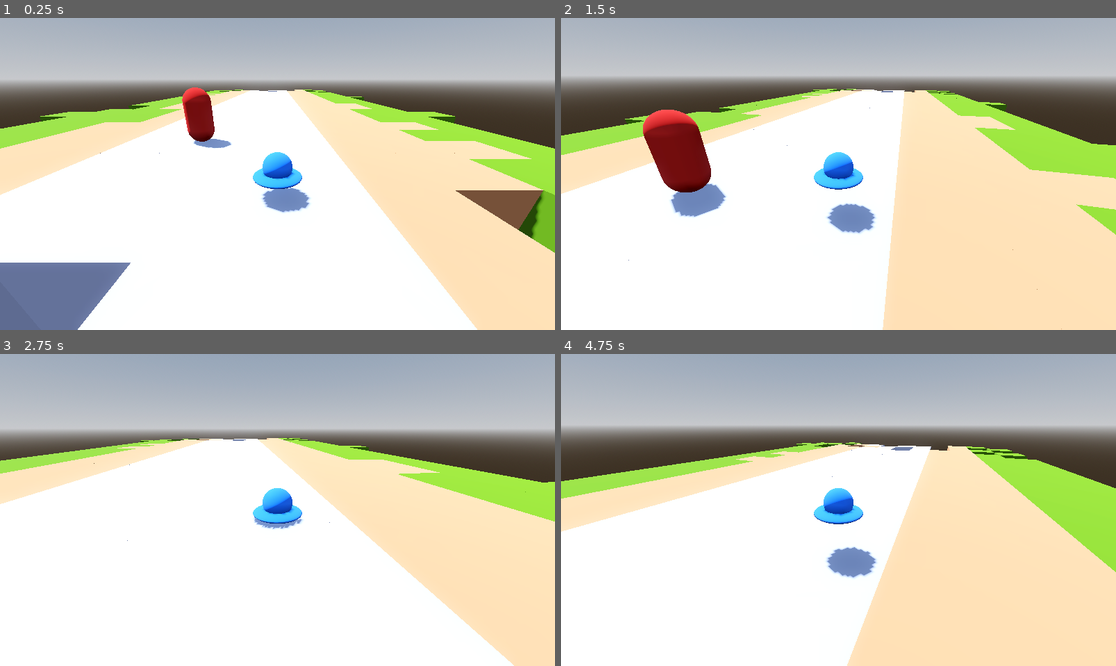
Above: before the commit, frames 1-4 (two rows, left to right).
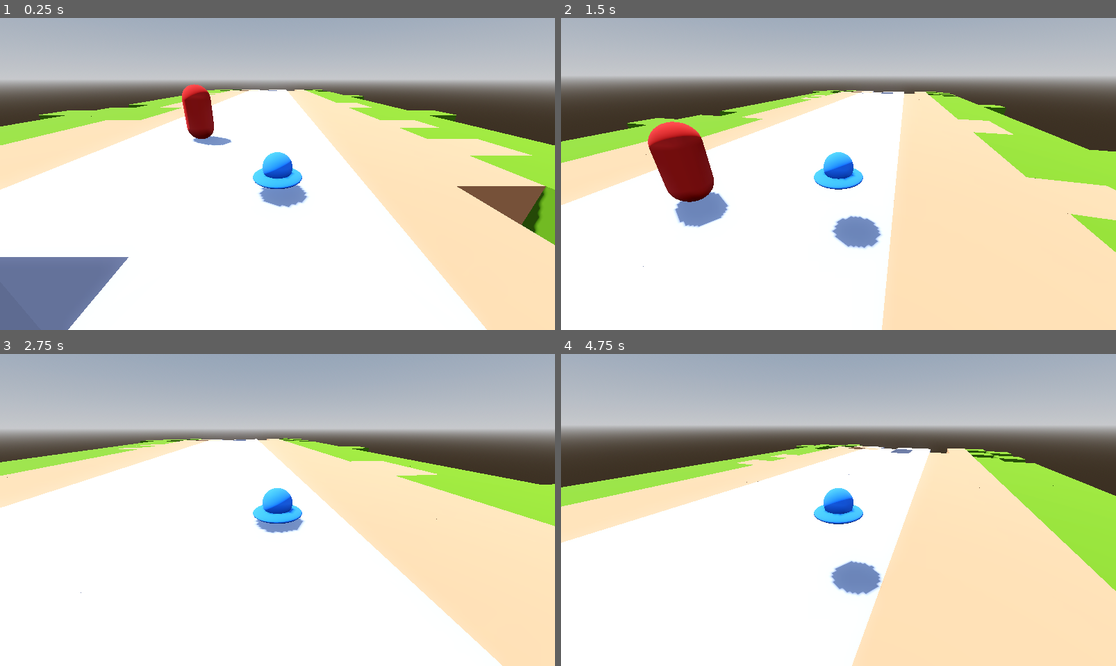
Above: after the commit, the same moments.

Repository: VJC1288/godot-game-jam-67-parasite
Game: Godot game, scene res://Scenes/world.tscn
The game is run twice, just before and just after one commit, with the same random seed, the same clock (stepped at 60 frames per second) and the same inputs.
Inputs (mouse positions are in pixels of both pictures, inside the frame that each line leads up to):
- Up to frame 1 (0.25 s): no input
- Up to frame 2 (1.5 s): tap Enter at 0.5 s; move the mouse to (866, 174) at 0.52 s; hold W (forward) from 0.53 s (still down); tap E (action) at 0.6 s; click (866, 174) at 0.67 s; tap Space (jump) at 0.77, 0.8, 1.07, 1.35 s; move the mouse to (810, 174) at 1.27 s
- Up to frame 3 (2.75 s): keep holding W (forward); tap Space (jump) at 1.52, 1.82, 2.3 s; tap E (action) at 1.55, 2.1 s; move the mouse to (288, 503) at 2.02 s
- Up to frame 4 (4.75 s): keep holding W (forward); move the mouse to (832, 516) at 2.77 s; tap E (action) at 2.85, 4.35 s; click (832, 516) at 2.92 s; tap Space (jump) at 3.02, 3.32, 3.6, 3.77, 4.07, 4.52 s; move the mouse to (877, 513) at 3.52 s; move the mouse to (794, 506) at 4.27 s

The runs differ from the first frame. In frame 1, 4.5% of the frame differs, in the area x 0-100%, y 21-100%; in frame 2, 6.8%, in the area x 0-100%, y 22-100%; in frame 3, 2.3%; in frame 4, 5.7%.

Commit message:
Added some mind control action! Use Left click

Diff:
--- /dev/null
+++ b/Scenes/control_bullet.tscn
@@ -0,0 +1,45 @@
+[gd_scene load_steps=8 format=3 uid="uid://bn4lm5o16bkb7"]
+
+[ext_resource type="Script" path="res://Scripts/control_bullet.gd" id="1_tsw7n"]
+
+[sub_resource type="SphereMesh" id="SphereMesh_0nfk4"]
+radius = 0.25
+height = 0.5
+
+[sub_resource type="SphereShape3D" id="SphereShape3D_m5v8x"]
+radius = 0.25
+
+[sub_resource type="Curve" id="Curve_dbmpo"]
+_data = [Vector2(0, 1), 0.0, 0.0, 0, 0, Vector2(0.818841, 0.527472), 0.0, 0.0, 0, 0, Vector2(1, 0.032967), 0.0, 0.0, 0, 0]
+point_count = 3
+
+[sub_resource type="CurveTexture" id="CurveTexture_j4vx0"]
+curve = SubResource("Curve_dbmpo")
+
+[sub_resource type="ParticleProcessMaterial" id="ParticleProcessMaterial_4poy2"]
+gravity = Vector3(0, 0, 15)
+scale_curve = SubResource("CurveTexture_j4vx0")
+
+[sub_resource type="SphereMesh" id="SphereMesh_h321l"]
+radius = 0.25
+height = 0.5
+
+[node name="ControlBullet" type="Area3D"]
+collision_layer = 0
+collision_mask = 2
+script = ExtResource("1_tsw7n")
+
+[node name="MeshInstance3D" type="MeshInstance3D" parent="."]
+mesh = SubResource("SphereMesh_0nfk4")
+
+[node name="CollisionShape3D" type="CollisionShape3D" parent="."]
+shape = SubResource("SphereShape3D_m5v8x")
+
+[node name="GPUParticles3D" type="GPUParticles3D" parent="."]
+amount = 10
+lifetime = 0.3
+local_coords = true
+process_material = SubResource("ParticleProcessMaterial_4poy2")
+draw_pass_1 = SubResource("SphereMesh_h321l")
+
+[connection signal="body_entered" from="." to="." method="_on_body_entered"]
--- a/Scenes/enemy.tscn
+++ b/Scenes/enemy.tscn
@@ -8,7 +8,8 @@
 [sub_resource type="StandardMaterial3D" id="StandardMaterial3D_2582r"]
 albedo_color = Color(0.717647, 0.0901961, 0.0705882, 1)
 
-[sub_resource type="CapsuleShape3D" id="CapsuleShape3D_tat0t"]
+[sub_resource type="BoxShape3D" id="BoxShape3D_pojn2"]
+size = Vector3(1, 2, 1)
 
 [sub_resource type="QuadMesh" id="QuadMesh_jsmgd"]
 size = Vector2(0.5, 0.5)
@@ -17,17 +18,22 @@
 albedo_color = Color(1, 1, 0.462745, 1)
 
 [sub_resource type="ConvexPolygonShape3D" id="ConvexPolygonShape3D_57ks5"]
-points = PackedVector3Array(1, 0, -1, 5, 0, -5, 5, 0, 5, 1, 0, 1, 1, -1, -1, 5, -1, 5, 5, -1, -5, 1, -1, 1)
+points = PackedVector3Array(1, 1, -1, 5, 2, -5, 5, 2, 5, 1, 1, 1, 1, -1, -1, 5, -2, 5, 5, -2, -5, 1, -1, 1)
 
-[sub_resource type="StandardMaterial3D" id="StandardMaterial3D_1qnro"]
+[sub_resource type="QuadMesh" id="QuadMesh_2j4j1"]
+
+[sub_resource type="StandardMaterial3D" id="StandardMaterial3D_d04hk"]
 transparency = 1
 albedo_texture = ExtResource("2_4y7nx")
+emission_enabled = true
+emission = Color(0.831373, 0.447059, 0.498039, 1)
+emission_operator = 1
+emission_texture = ExtResource("2_4y7nx")
 billboard_mode = 1
 
-[sub_resource type="QuadMesh" id="QuadMesh_2j4j1"]
-material = SubResource("StandardMaterial3D_1qnro")
-
-[node name="Enemy" type="CharacterBody3D"]
+[node name="Enemy" type="CharacterBody3D" groups=["enemies"]]
+collision_layer = 2
+collision_mask = 36
 script = ExtResource("1_1fo1j")
 
 [node name="Mesh" type="MeshInstance3D" parent="."]
@@ -37,7 +43,7 @@
 
 [node name="CollisionShape3D" type="CollisionShape3D" parent="."]
 transform = Transform3D(1, 0, 0, 0, 1, 0, 0, 0, 1, 0, 1, 0)
-shape = SubResource("CapsuleShape3D_tat0t")
+shape = SubResource("BoxShape3D_pojn2")
 
 [node name="Face" type="MeshInstance3D" parent="."]
 transform = Transform3D(-1, 0, -8.74228e-08, 0, 1, 0, 8.74228e-08, 0, -1, 0, 1.39527, -0.507955)
@@ -49,15 +55,20 @@
 
 [node name="PlayerDetector" type="Area3D" parent="SightPivot"]
 transform = Transform3D(1, 0, 0, 0, 1, 0, 0, 0, 1, 1, 1, 0)
+collision_layer = 0
 
 [node name="CollisionShape3D" type="CollisionShape3D" parent="SightPivot/PlayerDetector"]
-transform = Transform3D(1, 0, 0, 0, 1, 0, 0, 0, 1, -1.47505, 0, 0)
+transform = Transform3D(1, 0, 0, 0, 1, 0, 0, 0, 1, -1.47505, 0, -1.77636e-15)
 shape = SubResource("ConvexPolygonShape3D_57ks5")
 
 [node name="Exclamation" type="MeshInstance3D" parent="."]
 transform = Transform3D(1, 0, 0, 0, 1, 0, 0, 0, 1, 0, 2.48788, 0)
 visible = false
 mesh = SubResource("QuadMesh_2j4j1")
+surface_material_override/0 = SubResource("StandardMaterial3D_d04hk")
+
+[node name="SlugAttachPoint" type="Marker3D" parent="."]
+transform = Transform3D(1, 0, 0, 0, 1, 0, 0, 0, 1, 0, 2.22127, 0)
 
 [connection signal="body_entered" from="SightPivot/PlayerDetector" to="." method="_on_player_detector_body_entered"]
 [connection signal="body_exited" from="SightPivot/PlayerDetector" to="." method="_on_player_detector_body_exited"]
--- /dev/null
+++ b/Scenes/slug_standard_collision.tres
@@ -0,0 +1,4 @@
+[gd_resource type="BoxShape3D" format=3 uid="uid://c0wpbi4x7oa3n"]
+
+[resource]
+size = Vector3(0.617432, 0.645508, 0.626953)
--- a/Scenes/sluggy.tscn
+++ b/Scenes/sluggy.tscn
@@ -1,6 +1,7 @@
 [gd_scene load_steps=6 format=3 uid="uid://vqb6ytoeqw0p"]
 
 [ext_resource type="Script" path="res://Scripts/Sluggy.gd" id="1_6a0vb"]
+[ext_resource type="Shape3D" uid="uid://c0wpbi4x7oa3n" path="res://Scenes/slug_standard_collision.tres" id="2_3f2vg"]
 
 [sub_resource type="StandardMaterial3D" id="StandardMaterial3D_ngesx"]
 albedo_color = Color(0.0941176, 0.403922, 1, 1)
@@ -14,10 +15,8 @@
 material = SubResource("StandardMaterial3D_ngesx")
 height = 0.2
 
-[sub_resource type="BoxShape3D" id="BoxShape3D_y6yo0"]
-size = Vector3(0.617432, 0.645508, 0.626953)
-
 [node name="Sluggy" type="CharacterBody3D" groups=["player"]]
+collision_mask = 32
 script = ExtResource("1_6a0vb")
 
 [node name="MeshInstance3D" type="MeshInstance3D" parent="."]
@@ -29,7 +28,7 @@
 
 [node name="CollisionShape3D" type="CollisionShape3D" parent="."]
 transform = Transform3D(1, 0, 0, 0, 1, 0, 0, 0, 1, 0, 0.0779839, 0)
-shape = SubResource("BoxShape3D_y6yo0")
+shape = ExtResource("2_3f2vg")
 
 [node name="CamPivot" type="Node3D" parent="."]
 transform = Transform3D(1, 0, 0, 0, 1, 0, 0, 0, 1, 0, -0.277406, 0)
@@ -37,3 +36,7 @@
 [node name="Camera3D" type="Camera3D" parent="CamPivot"]
 transform = Transform3D(1, 0, 0, 0, 0.906352, 0.422523, 0, -0.422523, 0.906352, 0, 1.87301, 3.74579)
 current = true
+
+[node name="BulletSpawnLocation" type="Marker3D" parent="."]
+
+[node name="BulletContainer" type="Node3D" parent="."]
--- a/Scenes/world.tscn
+++ b/Scenes/world.tscn
@@ -32,6 +32,8 @@
 [node name="GridMap" type="GridMap" parent="."]
 transform = Transform3D(1, 0, 0, 0, 1, 0, 0, 0, 1, 0, -2, 0)
 mesh_library = ExtResource("2_ncd5v")
+collision_layer = 32
+collision_mask = 3
 data = {
 "cells": PackedInt32Array(65534, 0, 786435, 65535, 0, 786435, 0, 0, 786435, 1, 0, 786435, 1, 65535, 786435, 0, 65535, 7 …(5447 unchanged characters)…
 }
--- a/Scripts/Sluggy.gd
+++ b/Scripts/Sluggy.gd
@@ -1,13 +1,23 @@
 extends CharacterBody3D
+
+
+const Mind_Bullet_Scene = preload("res://Scenes/control_bullet.tscn")
+const Slug_Standard_Collision = preload("res://Scenes/slug_standard_collision.tres")
 
 @onready var cam_pivot = $CamPivot
 @onready var camera_3d = $CamPivot/Camera3D
+@onready var bullet_spawn_location = $BulletSpawnLocation
+@onready var bullet_container = $BulletContainer
+@onready var collision_shape_3d = $CollisionShape3D
 
 
 
+enum PlayerStates {IDLE = 1, MOVING, JUMPING, FALLING, MINDCONTROLLING}
+var currentPlayerState: PlayerStates
+var currentMindControllee: Enemy
+
 const SPEED = 5.0
-const JUMP_VELOCITY = 4.5
-
+const JUMP_VELOCITY = 5.0
 
 
 # Get the gravity from the project settings to be synced with RigidBody nodes.
@@ -16,6 +26,7 @@
 
 func _ready():
 	Input.mouse_mode = Input.MOUSE_MODE_CAPTURED
+	currentPlayerState = PlayerStates.IDLE
 
 func _input(event):
 
@@ -33,18 +44,82 @@
 		if event.button_index == MOUSE_BUTTON_LEFT:
 			Input.mouse_mode = Input.MOUSE_MODE_CAPTURED
 
+func _physics_process(delta):
 
-func _physics_process(delta):
-	# Add the gravity.
-	if not is_on_floor():
-		velocity.y -= gravity * delta
+	prints(currentPlayerState, velocity.y)
 
-	# Handle jump.
-	if Input.is_action_just_pressed("jump") and is_on_floor():
-		velocity.y = JUMP_VELOCITY
+	match currentPlayerState:
 
-	# Get the input direction and handle the movement/deceleration.
-	# As good practice, you should replace UI actions with custom gameplay actions.
+		PlayerStates.IDLE:
+
+			# Add the gravity.
+			if not is_on_floor():
+				set_state(PlayerStates.FALLING)
+
+			# Handle jump.
+			if Input.is_action_just_pressed("jump") and is_on_floor():
+				velocity.y = JUMP_VELOCITY
+				set_state(PlayerStates.JUMPING)
+
+			accept_lateral_movement()
+			try_shooting()
+
+			move_and_slide()
+
+		PlayerStates.MOVING:
+			pass
+
+		PlayerStates.JUMPING:
+			if is_on_floor():
+				set_state(PlayerStates.IDLE)
+
+			accept_lateral_movement()
+			try_shooting()
+
+			velocity.y -= gravity * delta
+
+			if velocity.y <= 0:
+				set_state(PlayerStates.FALLING)
+
+			move_and_slide()
+
+		PlayerStates.FALLING:
+			if is_on_floor():
+				set_state(PlayerStates.IDLE)
+
+			accept_lateral_movement()
+			try_shooting()
+
+			velocity.y -= gravity * delta * 1.5
+
+			#Play Falling animation here
+
+			move_and_slide()
+
+		PlayerStates.MINDCONTROLLING:
+
+			control_enemy_lateral_movement()
+			position = currentMindControllee.slug_attach_point.global_position
+			lose_control_of_enemy()
+
+
+
+
+func set_state(new_state: PlayerStates):
+	currentPlayerState = new_state
+
+
+func control_enemy_lateral_movement():
+	var input_dir = Input.get_vector("left", "right", "forward", "back")
+	var direction = (transform.basis * Vector3(input_dir.x, 0, input_dir.y)).normalized()
+	if direction:
+		currentMindControllee.velocity.x = direction.x * SPEED
+		currentMindControllee.velocity.z = direction.z * SPEED
+	else:
+		currentMindControllee.velocity.x = move_toward(	currentMindControllee.velocity.x, 0, SPEED)
+		currentMindControllee.velocity.z = move_toward(	currentMindControllee.velocity.z, 0, SPEED)
+
+func accept_lateral_movement():
 	var input_dir = Input.get_vector("left", "right", "forward", "back")
 	var direction = (transform.basis * Vector3(input_dir.x, 0, input_dir.y)).normalized()
 	if direction:
@@ -54,4 +129,31 @@
 		velocity.x = move_toward(velocity.x, 0, SPEED)
 		velocity.z = move_toward(velocity.z, 0, SPEED)
 
-	move_and_slide()
+
+func try_shooting():
+	if Input.is_action_just_pressed("action"):
+		shoot()
+
+func shoot():
+	var mind_bullet = Mind_Bullet_Scene.instantiate()
+	mind_bullet.position = bullet_spawn_location.global_position
+	mind_bullet.transform.basis = bullet_spawn_location.global_transform.basis
+	mind_bullet.hit_enemy.connect(take_control_of_enemy)
+	get_parent().add_child(mind_bullet)
+
+func take_control_of_enemy(controlled_enemy: Enemy):
+	print("hit")
+	set_state(PlayerStates.MINDCONTROLLING)
+	currentMindControllee = controlled_enemy
+	position = currentMindControllee.slug_attach_point.global_position
+	currentMindControllee.take_control()
+
+
+
+func lose_control_of_enemy():
+	if Input.is_action_just_pressed("action"):
+		currentMindControllee.lose_control()
+		currentMindControllee = null
+		velocity.y = JUMP_VELOCITY
+		velocity.z += 20
+		set_state(PlayerStates.JUMPING)
--- /dev/null
+++ b/Scripts/control_bullet.gd
@@ -0,0 +1,26 @@
+extends Area3D
+
+signal hit_enemy(enemy: Enemy)
+
+@export var SPEED = 10.0
+@export var bullet_lifetime = 0.2
+
+
+
+
+# Called when the node enters the scene tree for the first time.
+func _ready():
+	get_tree().create_timer(bullet_lifetime).timeout.connect(remove_bullet)
+
+func _process(delta):
+	position += transform.basis * Vector3(0,0, -SPEED * delta)
+
+
+func remove_bullet():
+	call_deferred("queue_free")
+
+
+func _on_body_entered(body):
+	if body.is_in_group("enemies") and body.has_method("take_control"):
+		print("hit")
+		emit_signal("hit_enemy", body)
--- a/Scripts/enemy.gd
+++ b/Scripts/enemy.gd
@@ -1,24 +1,32 @@
 extends CharacterBody3D
 
+class_name Enemy
 
 @onready var exclamation = $Exclamation
+@onready var slug_attach_point = $SlugAttachPoint
+@onready var mesh_node = $Mesh
+@onready var collision_shape_3d = $CollisionShape3D
+@onready var player_detector = $SightPivot/PlayerDetector
 
 enum EnemyMoveStates {IDLE = 1, CHASING, PATROLING, MINDCONTROLLED}
 var currentMoveState: EnemyMoveStates
 var chaseTarget
 
-
+#enum EnemyTeamStates {ENEMY = 1, PLAYER}
+#var currentTeamState: EnemyTeamStates
+#
 
 
 const SPEED = 3.0
 const JUMP_VELOCITY = 4.5
+var height
 
 # Get the gravity from the project settings to be synced with RigidBody nodes.
 var gravity = ProjectSettings.get_setting("physics/3d/default_gravity")
 
 func _ready():
 	currentMoveState = EnemyMoveStates.IDLE
-
+	height = mesh_node.mesh.height
 
 func _physics_process(delta):
 	if not is_on_floor():
@@ -27,7 +35,7 @@
 	match currentMoveState:
 		EnemyMoveStates.IDLE:
 
-
+			velocity.y -= gravity * delta
 			move_and_slide()
 
 		EnemyMoveStates.CHASING:
@@ -35,9 +43,13 @@
 			#Makes the Enemy look at the Player
 			look_at(chaseTarget.global_position, Vector3.UP)
 
+			#Stop the enemy from rotating on the X axis
+			rotation.x = 0
+
 			#Makes the Enemy Chase the Player. Enemy will chase player until Player leaves sight cone
 			var direction: Vector3 = chaseTarget.global_position - global_position
 			direction = direction.normalized()
+			#Stop the character from moving in the Y direction
 			direction.y = 0
 
 			velocity = direction * SPEED
@@ -46,8 +58,7 @@
 			move_and_slide()
 
 		EnemyMoveStates.MINDCONTROLLED:
-			#To be Added
-			pass
+			move_and_slide()
 
 
 func setMoveState(new_state):
@@ -69,3 +80,11 @@
 		velocity = Vector3.ZERO
 		setMoveState(EnemyMoveStates.IDLE)
 		exclamation.visible = false
+
+func take_control():
+	player_detector.monitoring = false
+	setMoveState(EnemyMoveStates.MINDCONTROLLED)
+
+func lose_control():
+	player_detector.monitoring = true
+	setMoveState(EnemyMoveStates.IDLE)
--- a/project.godot
+++ b/project.godot
@@ -20,34 +20,50 @@
 forward={
 "deadzone": 0.5,
 "events": [Object(InputEventKey,"resource_local_to_scene":false,"resource_name":"","device":-1,"window_id":0,"alt_pressed":false,"shift_pressed":false,"ctrl_pressed":false,"meta_pressed":false,"pressed":false,"keycode":0,"physical_keycode":87,"key_label":0,"unicode":119,"echo":false,"script":null)
+, Object(InputEventJoypadMotion,"resource_local_to_scene":false,"resource_name":"","device":-1,"axis":1,"axis_value":-1.0,"script":null)
 ]
 }
 left={
 "deadzone": 0.5,
 "events": [Object(InputEventKey,"resource_local_to_scene":false,"resource_name":"","device":-1,"window_id":0,"alt_pressed":false,"shift_pressed":false,"ctrl_pressed":false,"meta_pressed":false,"pressed":false,"keycode":0,"physical_keycode":65,"key_label":0,"unicode":97,"echo":false,"script":null)
+, Object(InputEventJoypadMotion,"resource_local_to_scene":false,"resource_name":"","device":-1,"axis":0,"axis_value":-1.0,"script":null)
 ]
 }
 right={
 "deadzone": 0.5,
 "events": [Object(InputEventKey,"resource_local_to_scene":false,"resource_name":"","device":-1,"window_id":0,"alt_pressed":false,"shift_pressed":false,"ctrl_pressed":false,"meta_pressed":false,"pressed":false,"keycode":0,"physical_keycode":68,"key_label":0,"unicode":100,"echo":false,"script":null)
+, Object(InputEventJoypadMotion,"resource_local_to_scene":false,"resource_name":"","device":-1,"axis":0,"axis_value":1.0,"script":null)
 ]
 }
 back={
 "deadzone": 0.5,
 "events": [Object(InputEventKey,"resource_local_to_scene":false,"resource_name":"","device":-1,"window_id":0,"alt_pressed":false,"shift_pressed":false,"ctrl_pressed":false,"meta_pressed":false,"pressed":false,"keycode":0,"physical_keycode":83,"key_label":0,"unicode":115,"echo":false,"script":null)
+, Object(InputEventKey,"resource_local_to_scene":false,"resource_name":"","device":-1,"window_id":0,"alt_pressed":false,"shift_pressed":false,"ctrl_pressed":false,"meta_pressed":false,"pressed":false,"keycode":0,"physical_keycode":4194322,"key_label":0,"unicode":0,"echo":false,"script":null)
+, Object(InputEventJoypadMotion,"resource_local_to_scene":false,"resource_name":"","device":-1,"axis":1,"axis_value":1.0,"script":null)
 ]
 }
 jump={
 "deadzone": 0.5,
 "events": [Object(InputEventKey,"resource_local_to_scene":false,"resource_name":"","device":-1,"window_id":0,"alt_pressed":false,"shift_pressed":false,"ctrl_pressed":false,"meta_pressed":false,"pressed":false,"keycode":0,"physical_keycode":32,"key_label":0,"unicode":32,"echo":false,"script":null)
+, Object(InputEventJoypadButton,"resource_local_to_scene":false,"resource_name":"","device":-1,"button_index":0,"pressure":0.0,"pressed":false,"script":null)
 ]
 }
 action={
 "deadzone": 0.5,
 "events": [Object(InputEventKey,"resource_local_to_scene":false,"resource_name":"","device":-1,"window_id":0,"alt_pressed":false,"shift_pressed":false,"ctrl_pressed":false,"meta_pressed":false,"pressed":false,"keycode":0,"physical_keycode":69,"key_label":0,"unicode":101,"echo":false,"script":null)
 , Object(InputEventMouseButton,"resource_local_to_scene":false,"resource_name":"","device":-1,"window_id":0,"alt_presse …(246 unchanged characters)…
+, Object(InputEventJoypadButton,"resource_local_to_scene":false,"resource_name":"","device":-1,"button_index":2,"pressure":0.0,"pressed":false,"script":null)
 ]
 }
+
+[layer_names]
+
+3d_physics/layer_1="player"
+3d_physics/layer_2="enemy"
+3d_physics/layer_3="player_hits"
+3d_physics/layer_4="enemy_hits"
+3d_physics/layer_5="player_detector"
+3d_physics/layer_6="terrain"
 
 [rendering]
 
Binary file changed: Assets/exclamation.png
Binary file added: Assets/tilesheet.aseprite
Binary file added: Assets/tilesheet.png
Not shown, added: Assets/tilesheet.png.import
Not shown: 8 places in Resources/tile_library_basic.tres that only renumber resources
